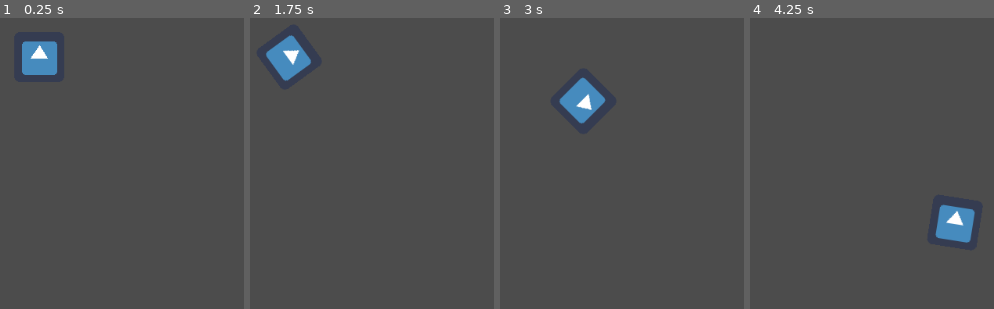
Above: before the commit, frames 1-4 (left to right).
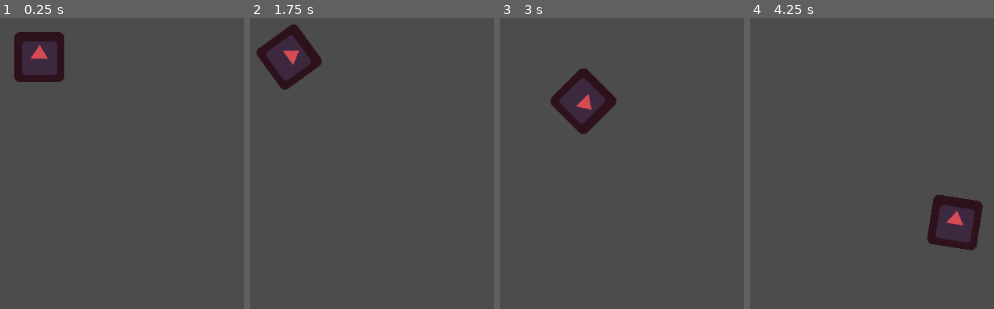
Above: after the commit, the same moments.

Repository: rsthtx/prog-c-2022-spil-projekt
Game: Godot game, scene res://Sprite.tscn
Same seed, same stepped clock (60 frames per second), same inputs: the game is played once before the commit and once after it. The engine's default icon, where the game draws it, is replaced by a stand-in: a white triangle on a blue panel in a dark square.
Inputs:
- Up to frame 1 (0.25 s): no input
- Up to frame 2 (1.75 s): tap Enter at 0.5 s; hold Right (ui_right) 0.53-1.28 s; hold Left (ui_left) from 1.28 s (still down)
- Up to frame 3 (3 s): release Left (ui_left) at 2.03 s; hold Right (ui_right) 2.03-2.78 s; hold Up (ui_up) from 2.78 s (still down)
- Up to frame 4 (4.25 s): release Up (ui_up) at 3.53 s; hold Left (ui_left) from 3.53 s (still down)

The runs differ from the first frame. In frame 1, 3.5% of the frame differs, in the area x 5-27%, y 4-22%; in frame 2, 3.5%; in frame 3, 3.5%, in the area x 20-48%, y 17-40%; in frame 4, 3.5%.

Commit message:
Change color of player

Diff:
--- a/src/Sprite.tscn
+++ b/src/Sprite.tscn
@@ -4,6 +4,7 @@
 [ext_resource path="res://icon.png" type="Texture" id=2]
 
 [node name="Sprite" type="Sprite"]
+modulate = Color( 0.847059, 0.298039, 0.337255, 1 )
 position = Vector2( 488, 277 )
 texture = ExtResource( 2 )
 script = ExtResource( 1 )
Not shown, changed: README.md
